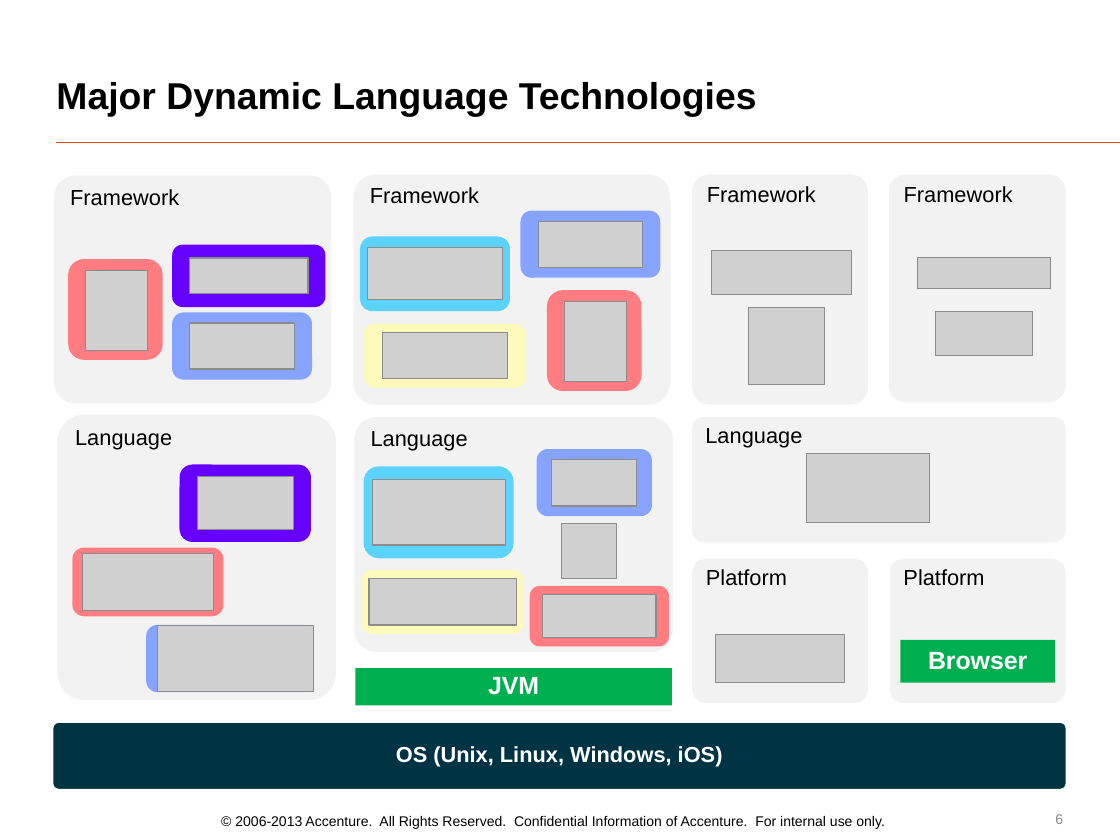
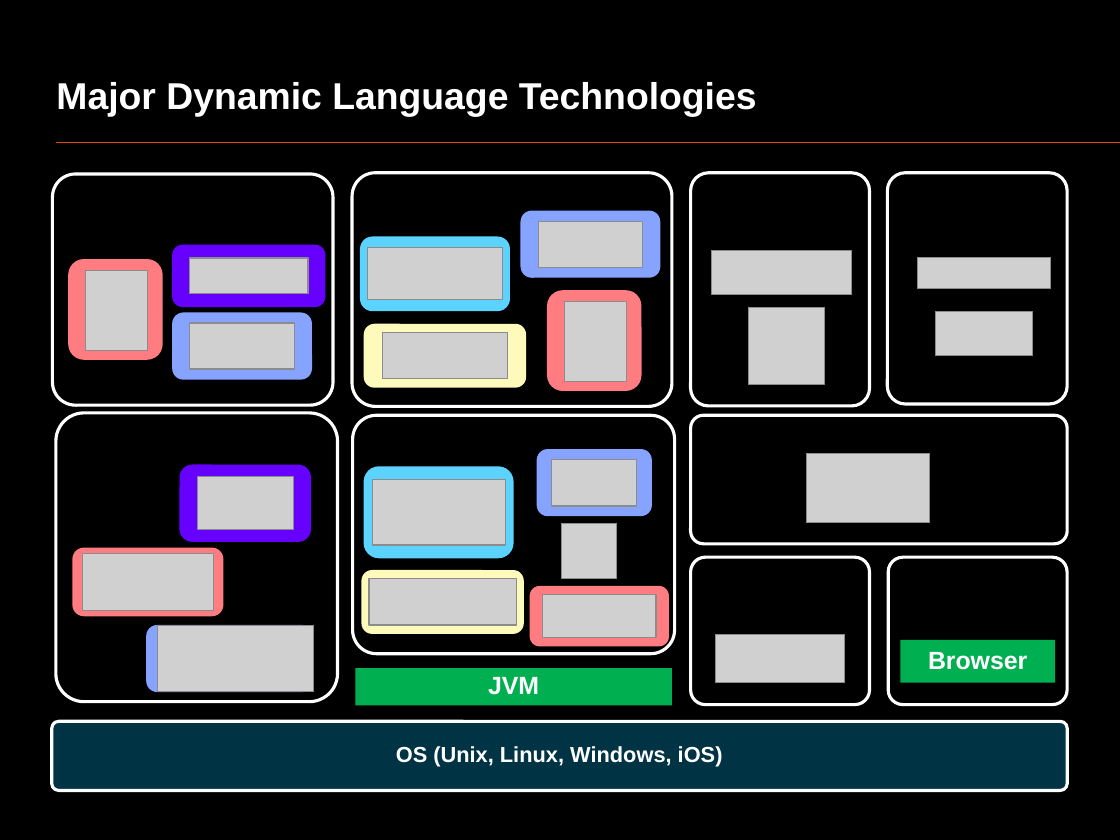
Before and after one commit to oscarrenalias/openslava-2013, a slide deck: slide 6 of Dynamic languages/Java Slava 2013 - Dynamic languages PoV.pptx. Drawn at 1120x840 pixels with LibreOffice and Linux fonts; fonts in the diff are those of the drawing; grey boxes stand for pictures. Boxes give left, top, right and bottom in pixels: in the first picture for what was removed or moved away, otherwise in the second. Text is boxed around its words. In the diff, an @@ line names an element or a change of style, - is before the commit and + after.

```diff
--- a/Dynamic languages/Java Slava 2013 - Dynamic languages PoV.pptx
+++ b/Dynamic languages/Java Slava 2013 - Dynamic languages PoV.pptx
@@ background #FFFFFF to #000000 @@
@@ title "Major Dynamic Language Technologies" at (56,82,757,117): text colour #000000 to #FFFFFF @@
@@ text in rounded rectangle at (70,189,179,206): text removed @@
-Framework
@@ text in rounded rectangle at (370,187,479,204): text removed @@
-Framework
@@ text in rounded rectangle at (707,186,816,203): text removed @@
-Framework
@@ text in rounded rectangle at (904,186,1013,203): text removed @@
-Framework
@@ fill #F2F2F2 to #000000 in 9 elements at (887,172,1067,403), (691,558,870,706), (53,174,333,404), (56,413,337,702), (691,416,1067,544), (888,558,1067,706), (691,172,870,405), (352,172,672,407), (353,416,674,654) @@
@@ text in rounded rectangle at (75,430,172,450): text removed @@
-Language
@@ text in rounded rectangle at (371,431,468,451): text removed @@
-Language
@@ text in rounded rectangle at (705,428,802,448): text removed @@
-Language
@@ text in rounded rectangle at (706,569,787,586): text removed @@
-Platform
@@ text in rounded rectangle at (903,569,984,586): text removed @@
-Platform
@@ text removed at (235,816,885,829) @@
-© 2006-2013 Accenture. All Rights Reserved. Confidential Information of Accenture. For internal use only.
@@ page number removed at (1055,814,1063,824) @@
-6
```
Also in this commit, not shown: 6 other slides changed, 24 slides added, 1 slide removed.
